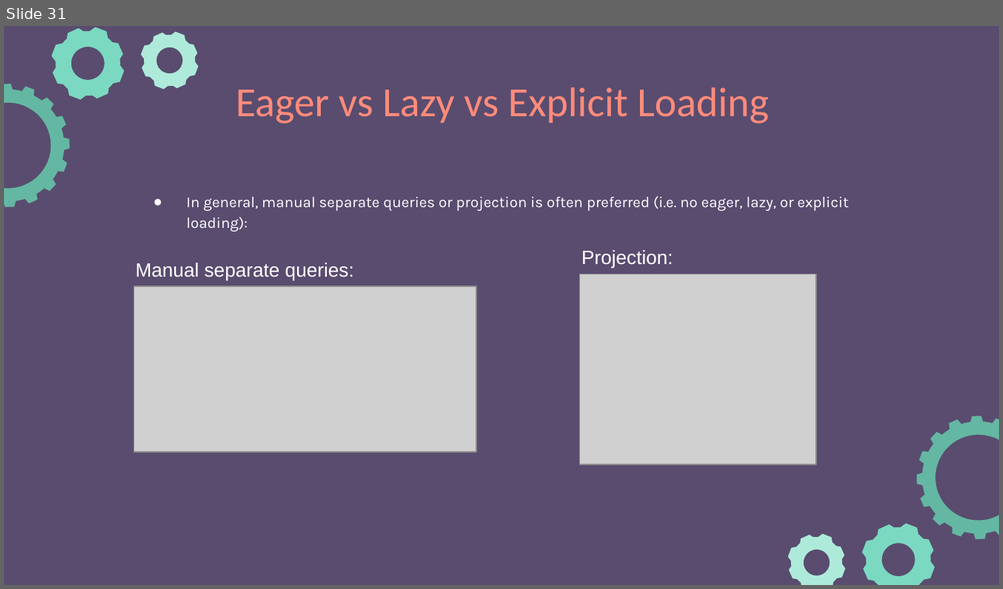
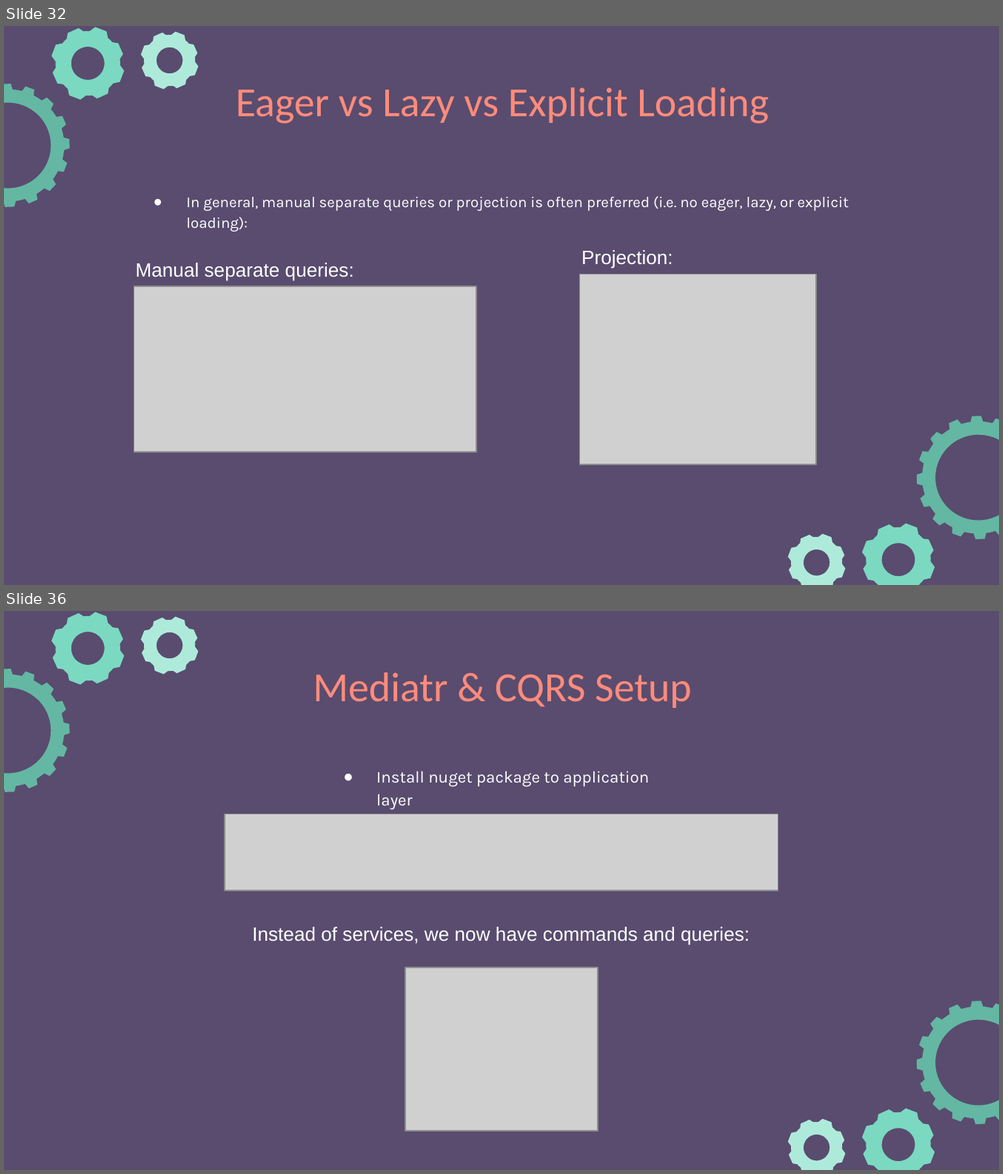
Before and after one commit to e-m-wilson/dotnet, a slide deck: Resources-Notes-Ppts/ASP-NET-Identity/ASPNET.pptx. Shown one above the other, each under a label of ours: slide 31 before the commit, slides 32 and 36 after it; the slides between them are not shown. The pictures are 1003x589 and 1003x1174 pixels, drawn with LibreOffice and Linux fonts; fonts in the diff are those of the drawing; grey boxes stand for pictures. Boxes give left, top, right and bottom in pixels: in the first picture for what was removed or moved away, otherwise in the second. Text is boxed around its words. In the diff, an @@ line names an element or a change of style, - is before the commit and + after.

```diff
--- a/Resources-Notes-Ppts/ASP-NET-Identity/ASPNET.pptx
+++ b/Resources-Notes-Ppts/ASP-NET-Identity/ASPNET.pptx
@@ slide 36 added at (x1=4, y1=611, x2=999, y2=1170), background #594C6F; not listed: 6 template elements that a slide beside it also shows @@
@@ title added at (x1=313, y1=672, x2=691, y2=708), 30 pt, text #FF8B7B @@
+Mediatr & CQRS Setup
@@ text added at (x1=376, y1=771, x2=649, y2=810), 12 pt, text #FFFFFF @@
+● Install nuget package to application layer
@@ picture added at (x1=225, y1=814, x2=778, y2=891) @@
@@ text added at (x1=252, y1=927, x2=749, y2=945), 14 pt, text #FFFFFF @@
+Instead of services, we now have commands and queries:
@@ picture added at (x1=405, y1=968, x2=597, y2=1132) @@
@@ what was slide 31 is now slide 32 @@
```
Also in this commit, not shown: 1 slide changed, 6 other slides added, 2 other files.
